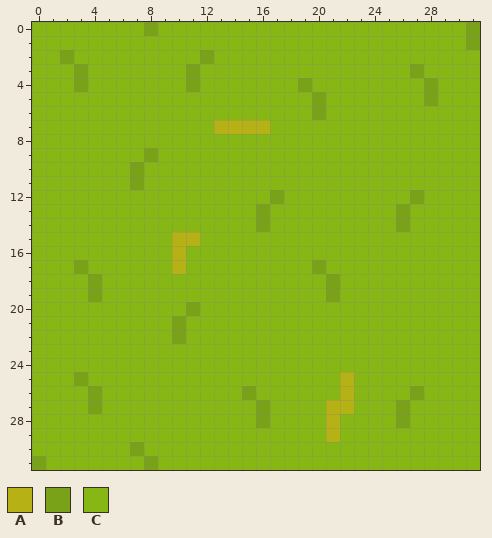
File history of a pixel-art sprite, textures/tilemaps/enviroment/dry_grass.png. The picture above is the old version.
The file is 32x32 pixels. Colours within 5 levels of each other are drawn and written as one.
Palette (. is transparent): A #b6b114  B #79a218  C #86b714
After the commit:
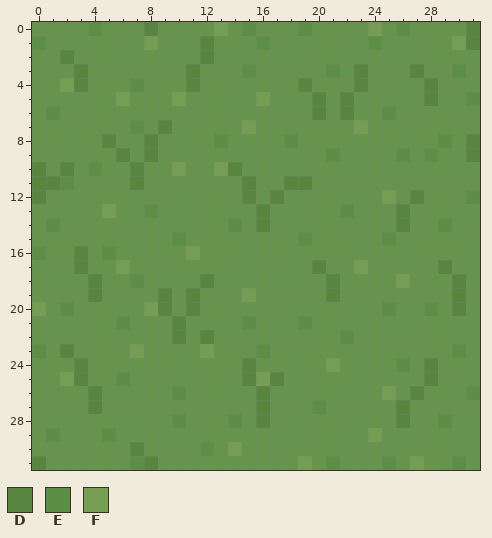
Colours new in this view: D #58853f  E #5c8f45  F #759e54
Message: Grass texture rework
The edit:
colour C: #86b714 -> #66944c
Changed rows in their new state; - is a pixel that keeps its letter.
first column x 0:
 0 ----E---D----F-E---E----F-E----D
 1 E-------F---D---E-------E-----FD
 2 --D---------D-------------------
 3 ---D-------D---E-----E-D---D--E-
 4 --FD---E---D-------D---D----D---
 5 ------F---F-----F---D-D-----D--E
 6 -E------------------D-D--E------
 7 -------E-D---CCFC------F--------
 8 -----D--D----E----E----------E-D
 9 ------D-D------------E----E-E--D
10 D-D-E--D--F--FD-----------------
11 DDE----D-------D--DD------------
12 D--------------D-D-------F-D---E
13 -----F--E-------D-----E---D-----
14 -E------------E-D---------D--E--
15 ----------EC-------E-----E------
16 E--D-E----CF--------------------
17 ---D--F---C---------D--F-----D--
18 ----D--E----D--------D----F---D-
19 ----D----D-D---F-----D--------D-
20 F-E-----FD-D-------------E--E-D-
21 ------E---D----E---E------------
22 ----------D-D---------E---------
23 E-D----F----F---E-------------E-
24 ---D-----------D-----F----E-D---
25 --FD--E--------DFD----C-----D---
26 ----D-----E----CD-----C--F-D---E
27 ----D-----------D---ECC---D-----
28 ----------E---E-D----C----D--E--
29 -E---E---------------C--F-------
30 -------D----E-F-----------------
31 D------ED----------F-E---E-F--E-
Boxes around the changes in both pictures, in picture pixels (x1, y1, x2, y2):
changed: (32, 22, 480, 470)
